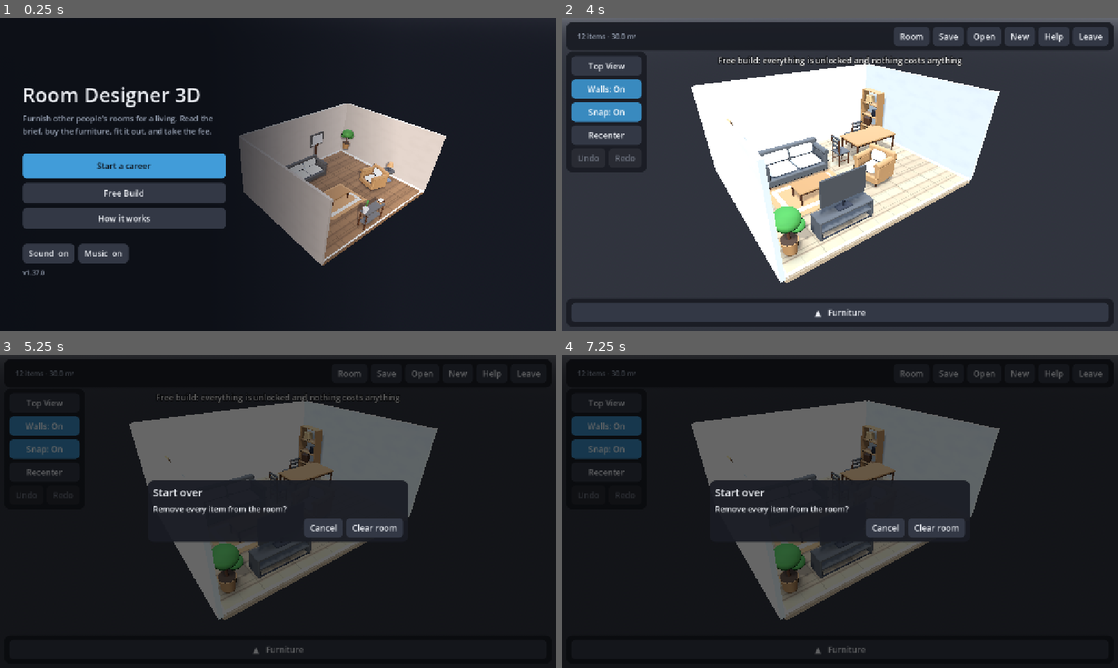
Above: before the commit, frames 1-4 (two rows, left to right).
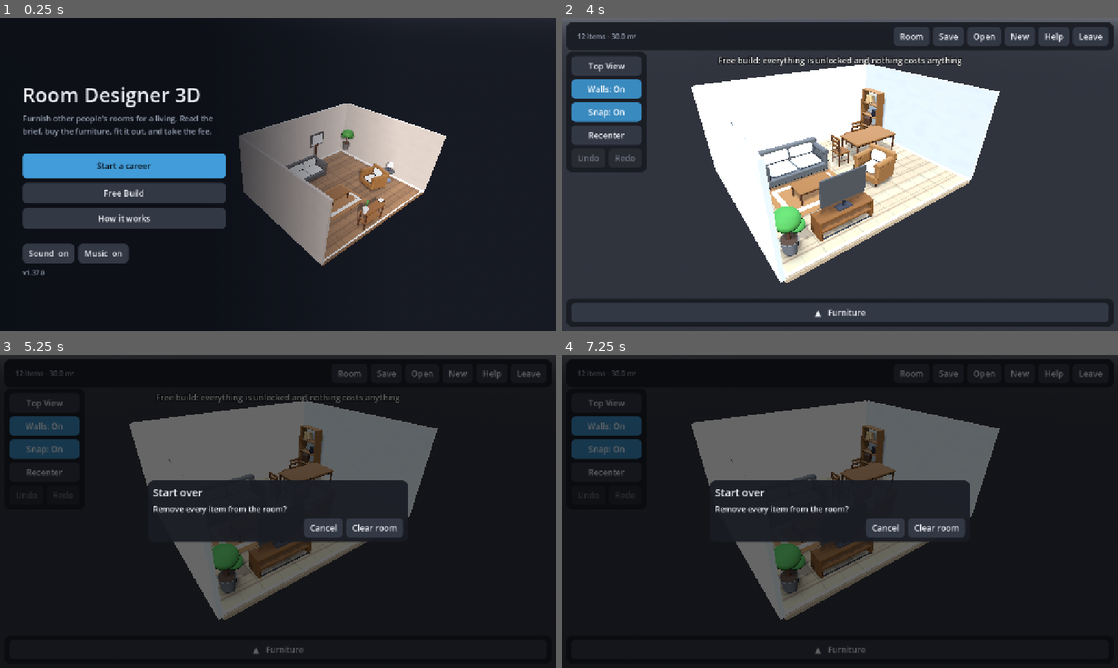
Above: after the commit, the same moments.

Repository: trakyalilter/three_d_design
Game: Godot game, scene res://scenes/main.tscn
Same seed, same stepped clock (60 frames per second), same inputs: the game is played once before the commit and once after it.
Inputs:
- Up to frame 1 (0.25 s): no input
- Up to frame 2 (4 s): click "Start a career" at 0.5 s; click "Stock" at 1.25 s; click "Trade" at 2 s; click "City" at 2.75 s; click "Free Build" at 3.5 s
- Up to frame 3 (5.25 s): click "New" at 4.25 s; click "New" at 5 s
- Up to frame 4 (7.25 s): click "Room" at 5.75 s; click "Open" at 6.5 s

The runs differ from the first frame. In frame 1, 0.8% of the frame differs, in the area x 58-71%, y 39-66%; in frame 2, 2.9%, in the area x 29-61%, y 22-77%; in frame 3, 0.6%; in frame 4, 0.6%.

Commit message:
Darken the oak, and make a quarter's fourth colour a choice
The oak was reading as tan rather than wood. It moves to the darker of
the two browns on the sixths grid, which also pulls a few pieces across
into slate — the loveseat and the sofa among them — because a family
moving changes which one a piece is nearest to.

And a room may now wear three colours where a quarter sells four, so
furnishing one out of a single quarter is a choice about which to leave
out rather than something that happens on its own. The line went
unsatisfied in none of the career and now goes unsatisfied in 59% of it,
which is a criterion again.

Maple is the exception and is meant to be. It has no colour of its own,
so the quarter everybody starts in offers exactly the three a room may
wear and asks nothing of them; the question arrives with the second
quarter they buy. The check now holds each quarter to a single spare
colour and Maple to none, so the choice cannot quietly widen or vanish.

Also fixes an off-by-one in the craft check that this kept flushing out.
It summed the four things riding a fee in a different order from the
hand-over, and floating point is not associative, so the two landed
either side of a rounding boundary for some arrangements of one room and
not others. It now adds them in the order the game does.

Co-Authored-By: Claude Opus 5 <noreply@anthropic.com>
Claude-Session: https://claude.ai/code/session_013Ave8QkFF5M3E2oDHBhndA

Diff:
--- a/scripts/data/catalog.gd
+++ b/scripts/data/catalog.gd
@@ -1784,7 +1784,7 @@
 ## so a family sits in the middle of its bucket and the shade below can wander
 ## either side of it without falling into the next one.
 const CORE_PALETTE := [
-	Color(0.667, 0.500, 0.333),  # oak
+	Color(0.500, 0.333, 0.167),  # oak
 	Color(0.333, 0.333, 0.333),  # slate
 	Color(0.833, 0.833, 0.833),  # chalk
 ]
--- a/scripts/data/room_review.gd
+++ b/scripts/data/room_review.gd
@@ -22,7 +22,9 @@
 ## Share of the wall-hugging pieces that have to be in place.
 const WALL_SHARE := 0.7
 ## More distinct colours than this and the room stops reading as one scheme.
-const PALETTE_LIMIT := 4
+## One fewer than a quarter sells, so furnishing a room out of one is a choice
+## about which of its colours to leave out rather than a thing that happens.
+const PALETTE_LIMIT := 3
 ## Comfortable share of the floor taken up by furniture.
 const CROWD_MIN := 0.12
 const CROWD_MAX := 0.55
--- a/tests/smoke_test.gd
+++ b/tests/smoke_test.gd
@@ -35,7 +35,7 @@
 const CRITERIA := [
 	{"name": "nothing overlaps", "ceiling": 0},
 	{"name": "big pieces on walls", "ceiling": 8},
-	{"name": "one palette", "ceiling": 5},
+	{"name": "one palette", "ceiling": 65},
 	{"name": "room to move", "ceiling": 16},
 	{"name": "one school", "ceiling": 20},
 	{"name": "on budget", "ceiling": 0},
@@ -470,12 +470,27 @@
 		"%d piece%s painted outside the scheme of the quarter that sells it, e.g. %s"
 			% [strays, "" if strays == 1 else "s", worst])
 
-	# Four is what the review allows, so a quarter may not want more than that.
+	# A quarter sells one colour more than a room is allowed to wear, so
+	# furnishing a room out of one is a choice about which to leave out rather
+	# than something that happens on its own. More than one spare and the choice
+	# stops being a choice; none at all and there is nothing to decide.
+	#
+	# Maple is the exception and is meant to be: it has no colour of its own, so
+	# the quarter everybody starts in asks nothing of them, and the question
+	# arrives with the second quarter they buy.
 	for district: Dictionary in Jobs.districts():
-		var size := Catalog.palette_of(str(district["id"])).size()
-		_expect(size <= RoomReview.PALETTE_LIMIT,
-			"%s paints in %d colours against a review that allows %d"
-				% [district["id"], size, RoomReview.PALETTE_LIMIT])
+		var district_id := str(district["id"])
+		var size := Catalog.palette_of(district_id).size()
+		var spare := size - RoomReview.PALETTE_LIMIT
+		if district_id == str(Jobs.DISTRICTS[0]["id"]):
+			_expect(spare == 0,
+				"the quarter everybody starts in offers %d colours for a room allowed %d"
+					% [size, RoomReview.PALETTE_LIMIT])
+		else:
+			_expect(spare == 1,
+				"%s offers %d colours for a room allowed %d, so there %s to leave out"
+					% [district_id, size, RoomReview.PALETTE_LIMIT,
+					"is nothing" if spare <= 0 else "are %d" % spare])
 
 	print("colour          %d shared and one a quarter; every piece inside its own scheme"
 		% Catalog.CORE_PALETTE.size())
@@ -1717,12 +1732,18 @@
 	# and — now the brief asks what the room has to do rather than naming the
 	# pieces — the chance that the answer landed in the school this client
 	# actually likes.
-	var earned := float(review["bonus_rate"]) + Game.fee_bonus()
+	var taste := 0.0
 	if str(review["voice"]) == Jobs.taste_of(house_id) \
 			and str(review["voice"]) != Catalog.PLAIN:
-		earned += RoomReview.TASTE_BONUS
-	var plain := payout + int(round(float(payout) * earned))
-	var gross := payout + int(round(float(payout) * (earned + craft)))
+		taste = RoomReview.TASTE_BONUS
+	# Added in the order the hand-over adds them. Floating point is not
+	# associative, so the same four numbers summed the other way round land the
+	# far side of a rounding boundary now and again — which showed up here as a
+	# fee a single unit out, and only for some arrangements of one room.
+	var gross := payout + int(round(float(payout)
+		* (float(review["bonus_rate"]) + craft + taste + Game.fee_bonus())))
+	var plain := payout + int(round(float(payout)
+		* (float(review["bonus_rate"]) + taste + Game.fee_bonus())))
 	# What lands in the account is the fee less whatever the books take out of it.
 	var withcraft := gross - Game.wages_on(gross)
 	_expect(Game.money - money == withcraft,
